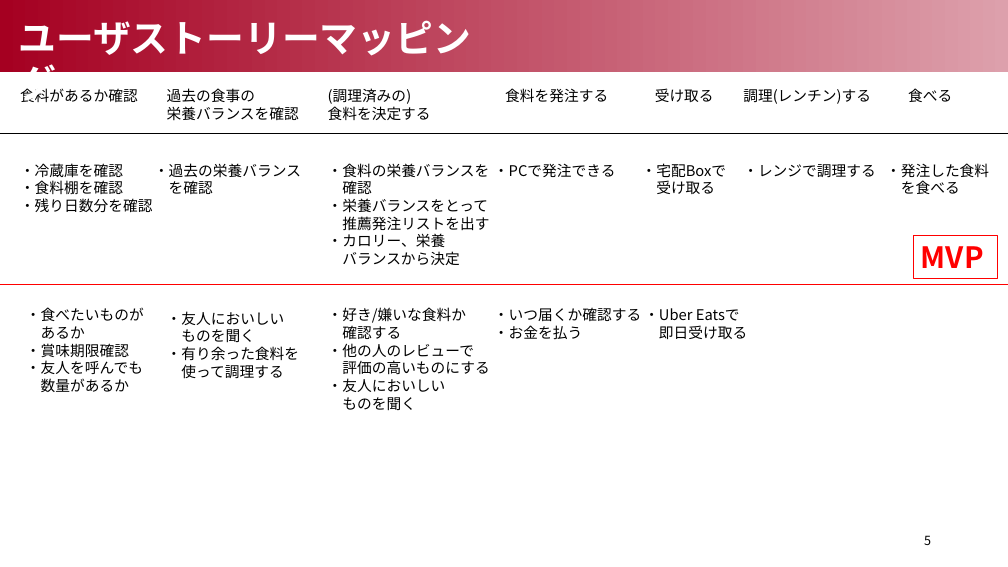
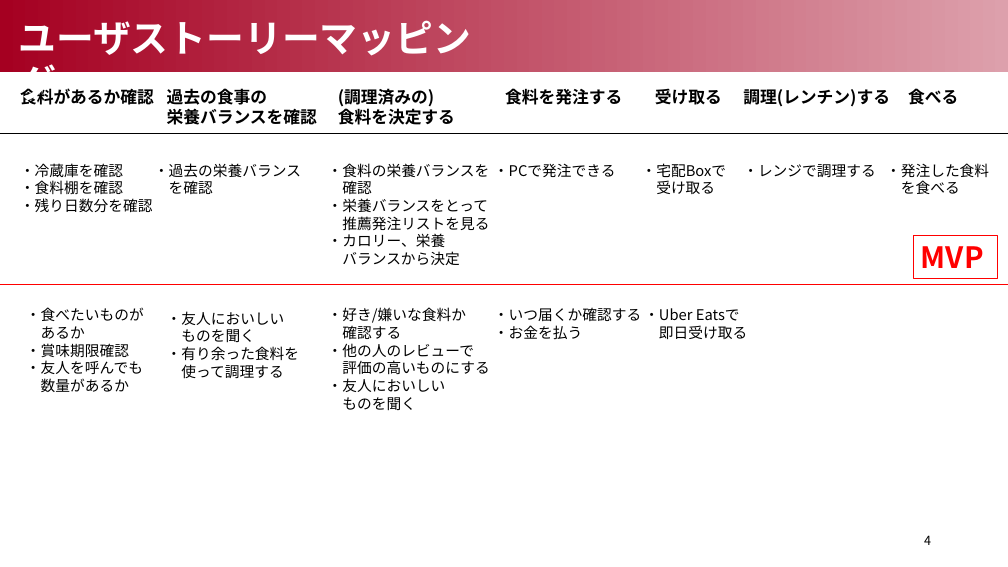
Before and after one commit to Smart-SE/sse2019-group5, a slide deck: slide 5 of spec/K1_group5_Presentation.pptx (slide 6 before the commit). Drawn at 1008x567 pixels with LibreOffice and Linux fonts; fonts in the diff are those of the drawing. Boxes give left, top, right and bottom in pixels: in the first picture for what was removed or moved away, otherwise in the second. Text is boxed around its words. In the diff, an @@ line names an element or a change of style, - is before the commit and + after.

```diff
--- a/spec/K1_group5_Presentation.pptx
+++ b/spec/K1_group5_Presentation.pptx
@@ size 14 to 16 pt, bold on in 7 elements at <box>908,88,958,105</box>, <box>655,88,722,105</box>, <box>505,88,622,105</box>, <box>20,88,154,105</box>, <box>743,89,890,107</box>, <box>167,88,317,125</box>, <box>338,88,455,125</box> @@
@@ text "(調理済みの)": place and size @@
-text "(調理済みの)" at <box>328,88,431,120</box>
+text "(調理済みの)" at <box>338,88,455,125</box>
@@ text at <box>342,216,489,231</box>: text changed @@
-推薦発注リストを出す
+推薦発注リストを見る
@@ page number at <box>924,535,931,545</box>: text changed @@
-5
+4
```
Also in this commit, not shown: 7 other slides changed, 2 slides added, 6 slides removed.
